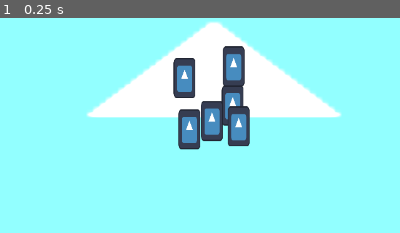
Above: before the commit, frame 1.
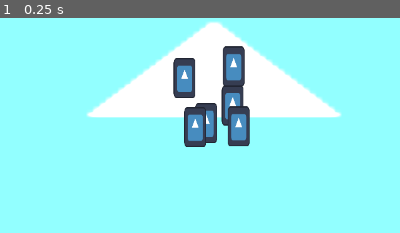
Above: after the commit, the same moment.

Repository: CaptainCronch/cookie-jam
Game: Godot game, scene res://world.tscn
The game is run twice, just before and just after one commit, with the same random seed, the same clock (stepped at 60 frames per second) and the same inputs. The engine's default icon, where the game draws it, is replaced by a stand-in: a white triangle on a blue panel in a dark square.
Inputs:
- Up to frame 1 (0.25 s): no input
The pictures show only the part of the screen within x 23-73%, y 31-81%; the shares and areas given below are measured in that part.

The runs differ from the first frame. In frame 1, 1.6% of the frame differs, in the area x 44-56%, y 38-62%.

Commit message:
fixed selection bug, started on unit separation

Diff:
--- a/camera.gd
+++ b/camera.gd
@@ -28,6 +28,18 @@
 	camera_move(delta)
 
 
+func _physics_process(_delta: float) -> void:
+	for body in selector.get_overlapping_bodies():
+		if body is Unit:
+			if deselecting and selected_units.has(body):
+				selected_units.erase(body)
+				body.selected(false)
+			if not deselecting and not selected_units.has(body):
+				selected_units.append(body)
+				body.selected(true)
+			selected_anything = true
+
+
 func selection() -> void:
 	selector.position = get_local_mouse_position()
 	if not Input.is_action_pressed("space"):
@@ -40,6 +52,7 @@
 	elif Input.is_action_just_released("mouse1") and not selected_anything:
 		for unit in selected_units: unit.selected(false)
 		selected_units = []
+		#print(selected_units)
 	deselecting = Input.is_action_pressed("mouse2")
 
 
@@ -66,12 +79,14 @@
 	global_position = Global.decay_towards_vec2(global_position, drag_desired, drag_smooth, delta)
 
 
-func _on_selector_body_entered(body: Node2D) -> void:
-	if body is Unit:
-		if deselecting:
-			selected_units.erase(body)
-			body.selected(false)
-		else:
-			selected_units.append(body)
-			body.selected(true)
-		selected_anything = true
+#func _on_selector_body_entered(body: Node2D) -> void:
+	#if body is Unit:
+		#if deselecting:
+			#selected_units.erase(body)
+			#body.selected(false)
+			#print(selected_units)
+		#else:
+			#selected_units.append(body)
+			#body.selected(true)
+			#print(selected_units)
+		#selected_anything = true
--- a/unit.tscn
+++ b/unit.tscn
@@ -4,13 +4,16 @@
 [ext_resource type="Texture2D" uid="uid://0clg7r6hvwtq" path="res://icon.svg" id="2_davkp"]
 
 [sub_resource type="CircleShape2D" id="CircleShape2D_tlwt5"]
-radius = 30.0
+radius = 20.0
+
+[sub_resource type="CircleShape2D" id="CircleShape2D_ctwoc"]
+radius = 100.0
 
 [node name="Unit" type="CharacterBody2D" unique_id=1355565438]
 z_as_relative = false
 collision_layer = 2
-collision_mask = 3
 motion_mode = 1
+wall_min_slide_angle = 0.0
 script = ExtResource("1_ctwoc")
 
 [node name="Polygon2D" type="Polygon2D" parent="." unique_id=846218414]
@@ -26,3 +29,10 @@
 
 [node name="CollisionShape2D" type="CollisionShape2D" parent="." unique_id=534851731]
 shape = SubResource("CircleShape2D_tlwt5")
+
+[node name="Area2D" type="Area2D" parent="." unique_id=2037624737]
+collision_layer = 2
+collision_mask = 2
+
+[node name="CollisionShape2D" type="CollisionShape2D" parent="Area2D" unique_id=1604043903]
+shape = SubResource("CircleShape2D_ctwoc")
